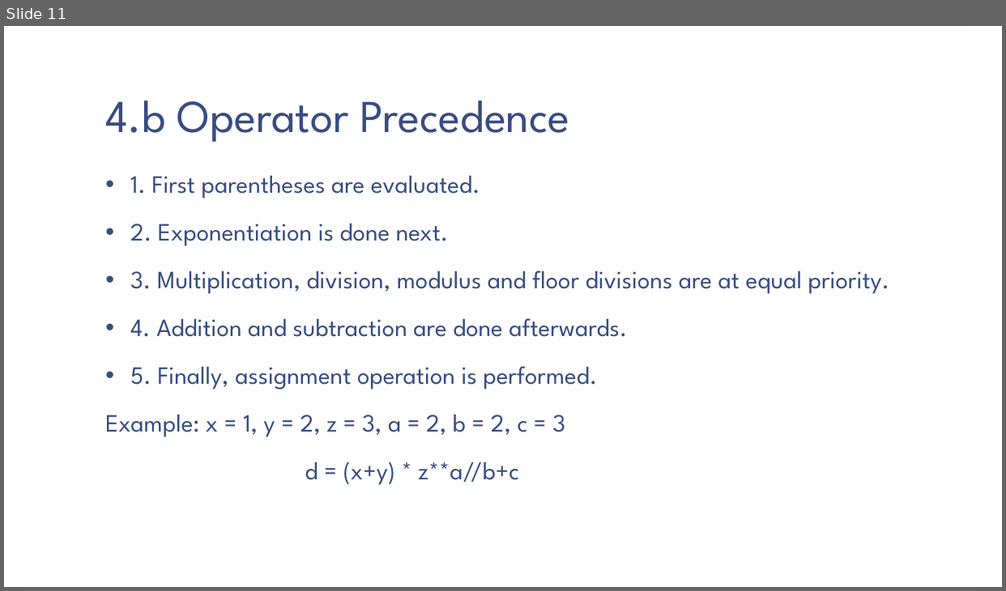
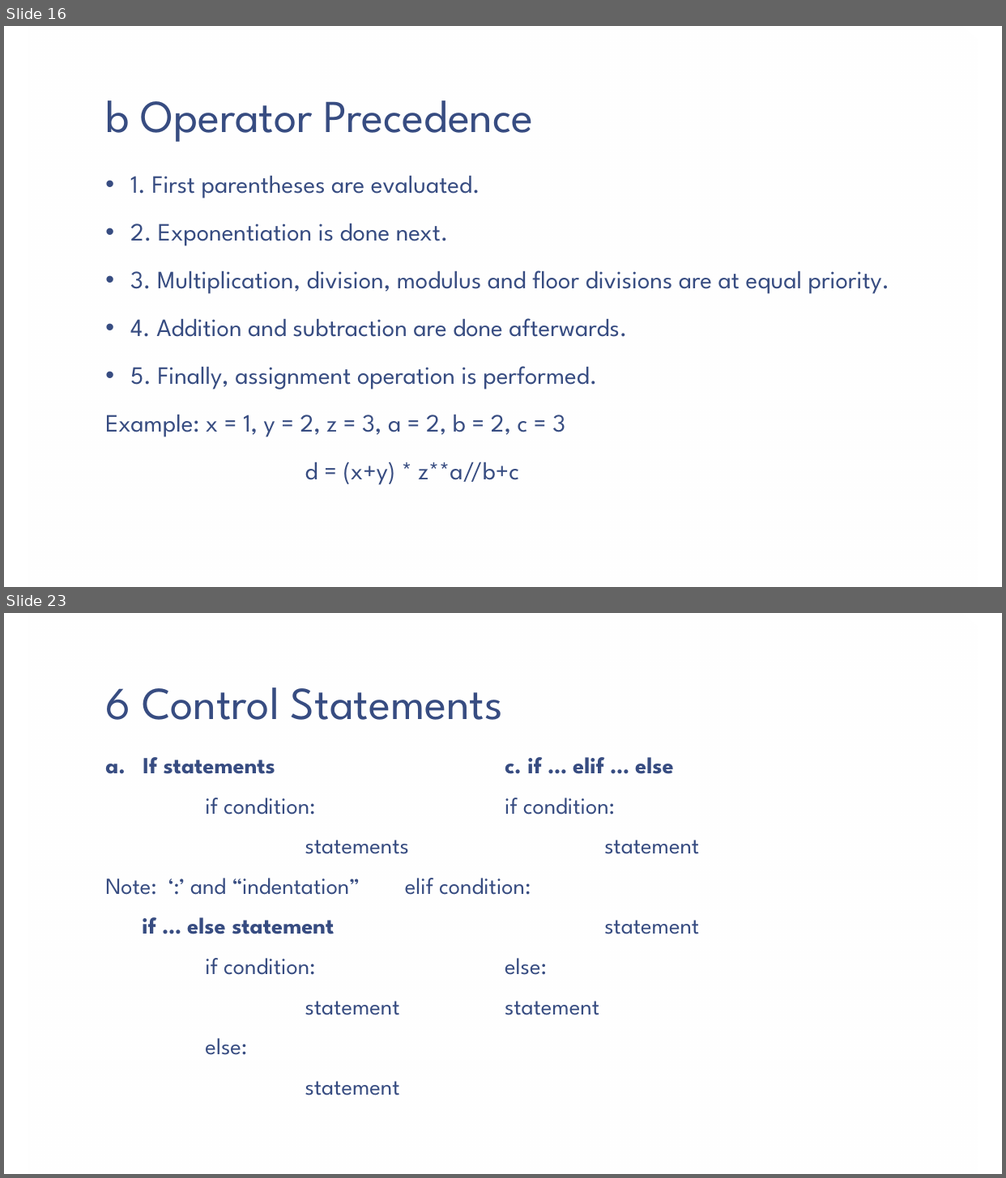
Before and after one commit to vaishnavi-consultants/Computer-Science, a slide deck: Python/Session2/PPT/Python_Fundamentals(Notes).pptx. Shown one above the other, each under a label of ours: slide 11 before the commit, slides 16 and 23 after it; the slides between them are not shown. The pictures are 1006x591 and 1006x1178 pixels, drawn with LibreOffice and Linux fonts; fonts in the diff are those of the drawing; background and template pictures are left out. Boxes give left, top, right and bottom in pixels: in the first picture for what was removed or moved away, otherwise in the second. Text is boxed around its words. In the diff, an @@ line names an element or a change of style, - is before the commit and + after.

```diff
--- a/Python/Session2/PPT/Python_Fundamentals(Notes).pptx
+++ b/Python/Session2/PPT/Python_Fundamentals(Notes).pptx
@@ slide 23 added at box(4, 613, 1002, 1174), background picture (left out); not listed: 1 template element that a slide beside it also shows @@
@@ title added at box(105, 688, 503, 720), 44 pt, text #374C81 @@
+6 Control Statements
@@ text added at box(105, 757, 699, 1096), 22.2 pt, text #374C81 @@
+a. If statements c. if … elif … else
+if condition: if condition:
+statements statement
+Note: ‘:’ and “indentation” elif condition:
+if … else statement statement
+if condition: else:
+statement statement
+else:
+statement
@@ what was slide 11 is now slide 16 @@
@@ slide 16 changed as well @@
@@ title at box(105, 101, 534, 142): text changed @@
-4.b Operator Precedence
+b Operator Precedence
```
Also in this commit, not shown: 5 other slides changed, 12 other slides added.
